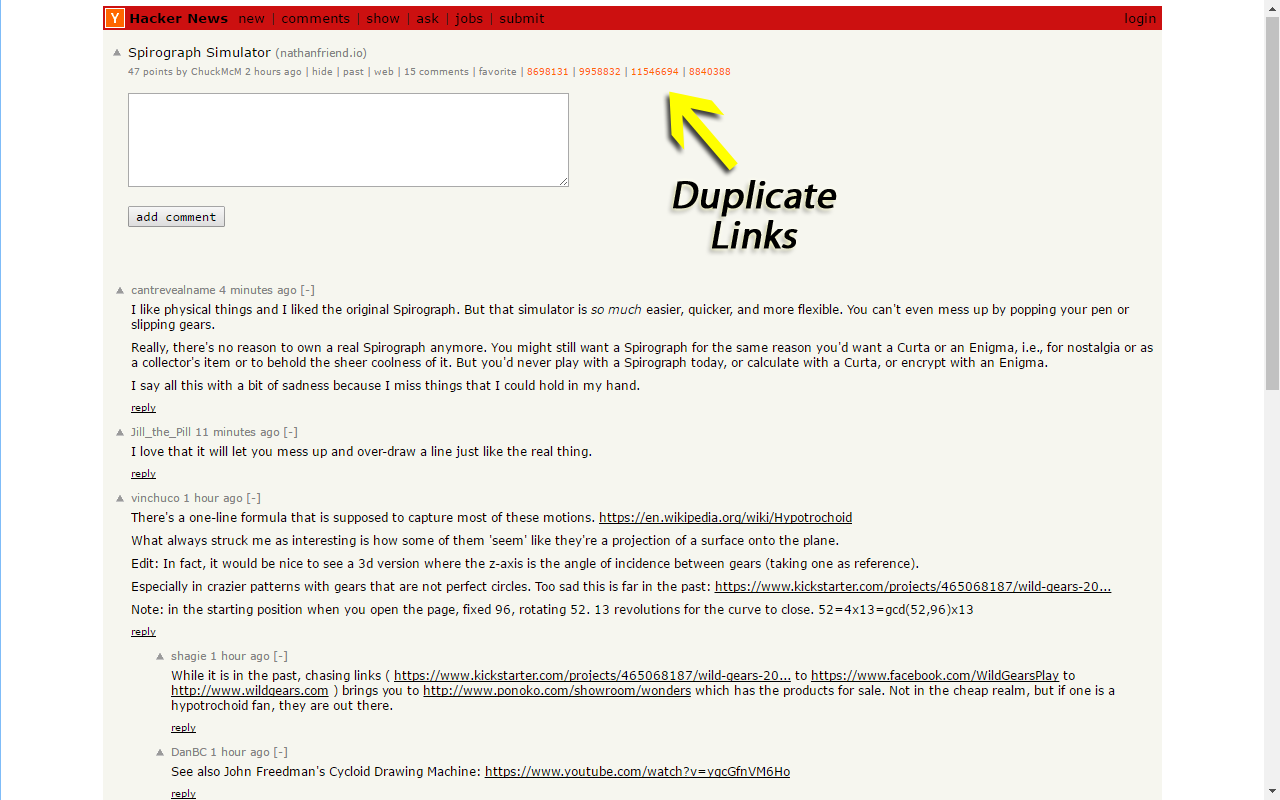
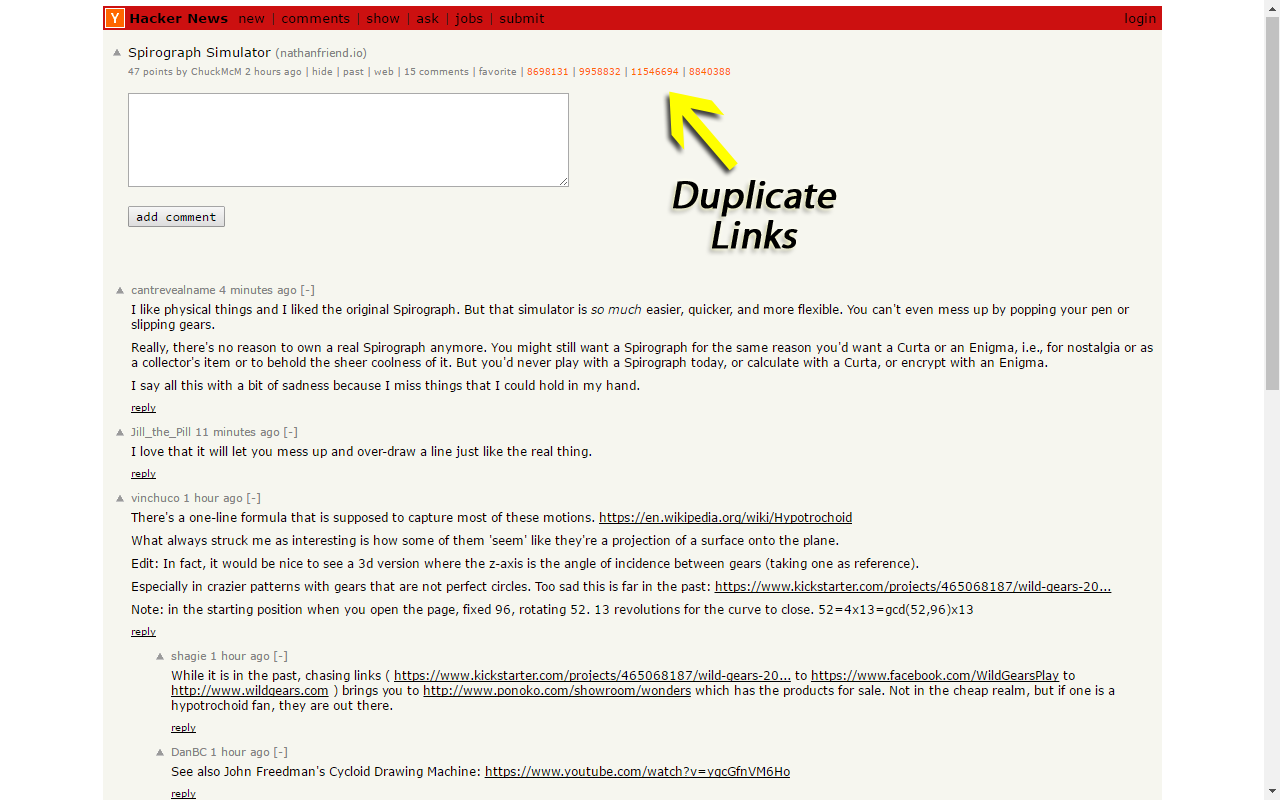
Before/after of a 1280 × 800 layered artwork. What changed in the layer stack:
painted on "Layer 1" over box(0, 0, 1, 800)
